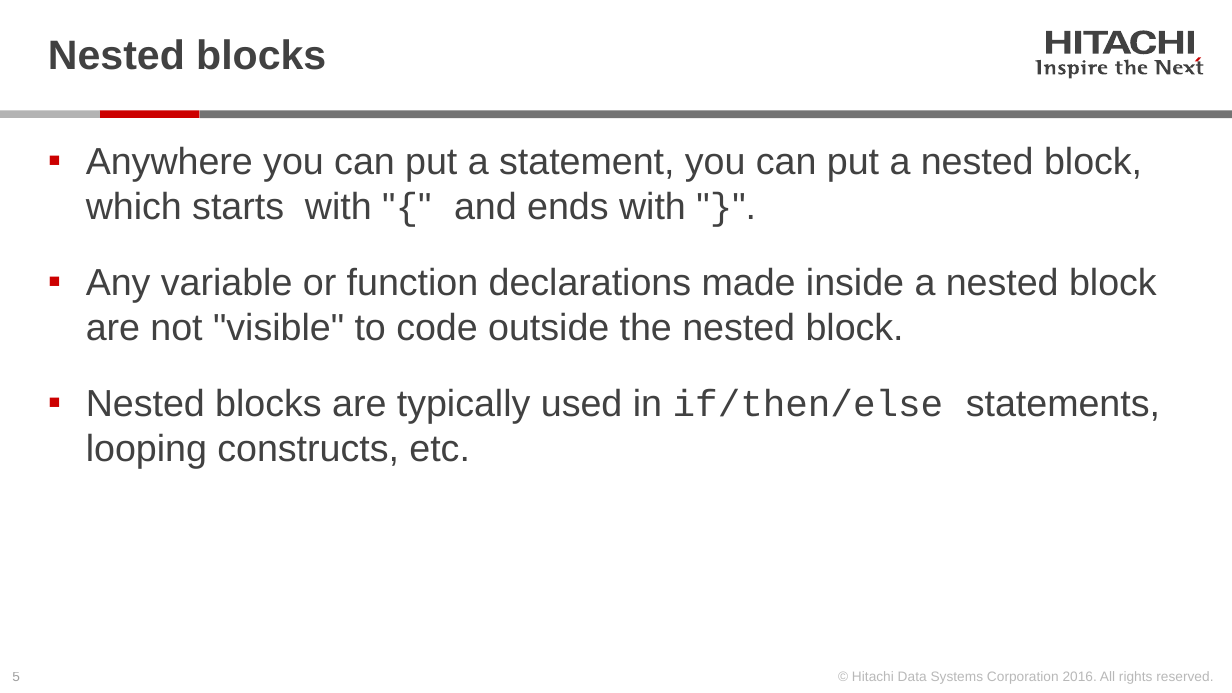
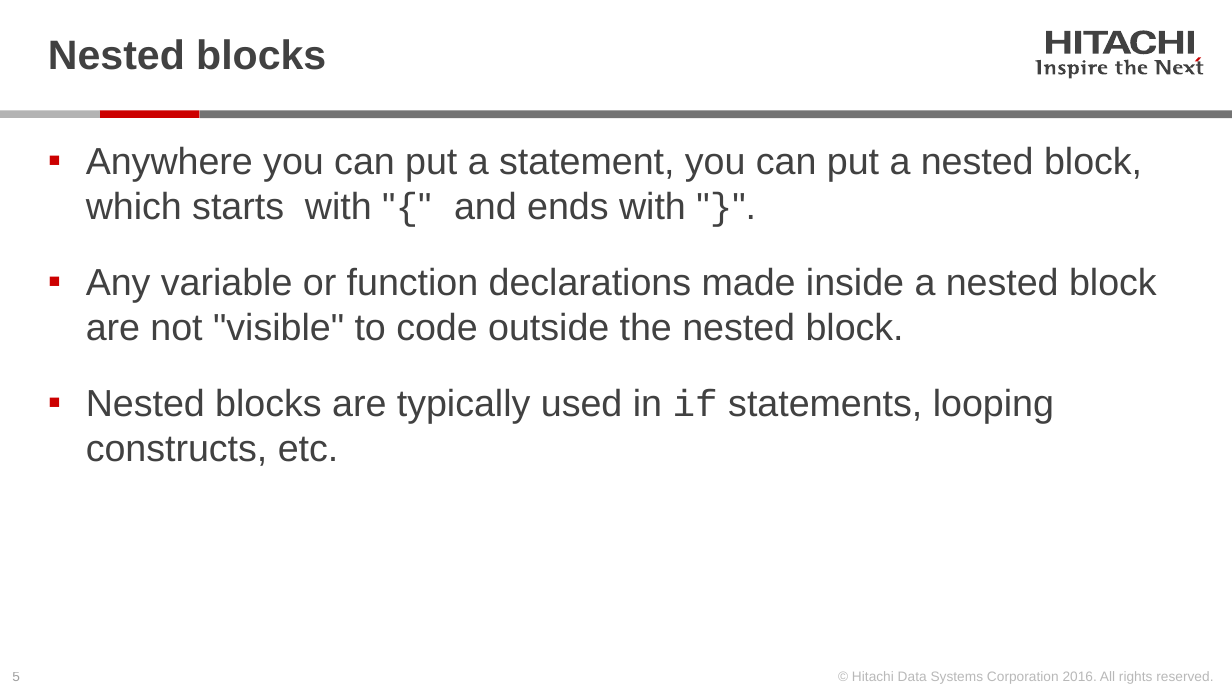
Before and after one commit to Hitachi-Data-Systems/ivy, a slide deck: slide 5 of doc/Programming ivy reference.pptx. Drawn at 1232x693 pixels with LibreOffice and Linux fonts; fonts in the diff are those of the drawing. Boxes give left, top, right and bottom in pixels: in the first picture for what was removed or moved away, otherwise in the second. Text is boxed around its words. In the diff, an @@ line names an element or a change of style, - is before the commit and + after.

```diff
--- a/doc/Programming ivy reference.pptx
+++ b/doc/Programming ivy reference.pptx
@@ text at <box>86,388,1054,466</box>: text changed @@
-▪ Nested blocks are typically used in if/then/else statements, looping constructs, etc.
+▪ Nested blocks are typically used in if statements, looping constructs, etc.
```
Also in this commit, not shown: 10 other slides changed, 1 other file.
